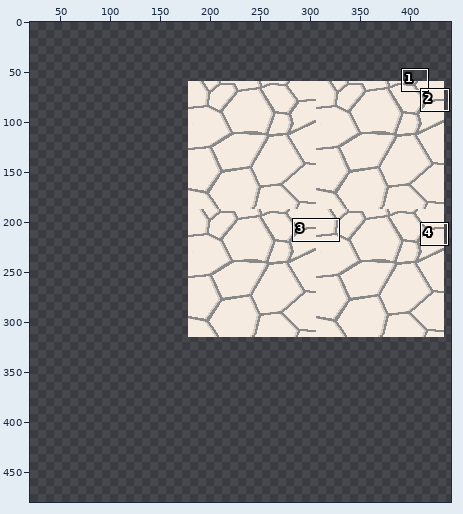
Sprite sheet -- sprites/Sprite47/layers/d1133e05-bc28-4db8-bb00-59d35d6079a8/6ef4c174-3531-455a-845b-215ed809fd04.png. Above: a wide view before the commit, with the close-up outlined.
Close-up. Earlier state:
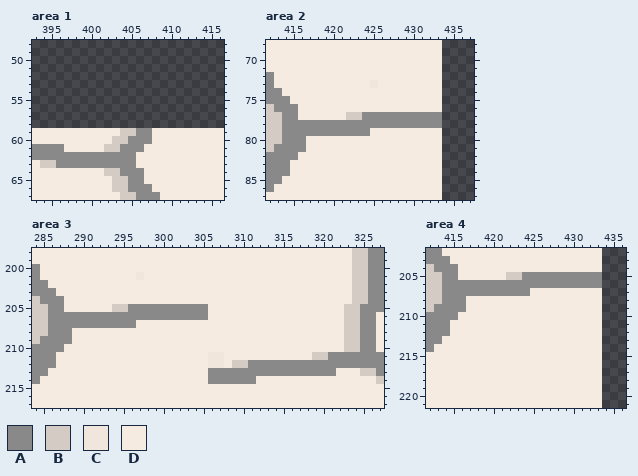
The file is 500x500 pixels. Colours within 5 levels of each other are drawn and written as one. Shown: area 1: x 393..416, y 48..67; area 2: x 412..437, y 68..87; area 3: x 284..327, y 198..217; area 4: x 412..436, y 202..221. The old version is drawn lined up with the new one. The wide view leaves out empty margins. The commit also changed other parts of the picture, which this record leaves out.
Palette (. is transparent): A #898989  B #d3cbc4  C #f0e6dc  D #f6ebe0
Pixels before, area 1, first column x 393:
59 DDDDDDDDDDDBBAADDDDDDDDD
60 DDDDDDDDDDBBAAADDDDDDDDD
61 AAAADDDDDBBAAADDDDDDDDDD
62 AAAAAAAAAAAAADDDDDDDDDDD
63 DBBAAAAAAAAAADDDDDDDDDDD
64 DDDDDDDDDBBAAADDDDDDDDDD
65 DDDDDDDDDDBBAADDDDDDDDDD
66 DDDDDDDDDDBBAAADDDDDDDDD
67 DDDDDDDDDDDBBAAADDDDDDDD
Pixels before, area 2, first column x 412:
68 DDDDDDDDDDDDDDDDDDDDDD
69 DDDDDDDDDDDDDDDDDDDDDD
70 DDDDDDDDDDDDDDDDDDDDDD
71 DDDDDDDDDDDDDDDDDDDDDD
72 ADDDDDDDDDDDDDDDDDDDDD
73 ADDDDDDDDDDDDCDDDDDDDD
74 AADDDDDDDDDDDDDDDDDDDD
75 AAADDDDDDDDDDDDDDDDDDD
76 BAAADDDDDDDDDDDDDDDDDD
77 BBAADDDDDDBBAAAAAAAAAA
78 BBAAAAAAAAAAAAAAAAAAAA
79 BBAAAAAAAAAAADDDDDDDDD
80 BBAAADDDDDDDDDDDDDDDDD
81 BAAAADDDDDDDDDDDDDDDDD
82 AAAADDDDDDDDDDDDDDDDDD
83 AAADDDDDDDDDDDDDDDDDDD
84 AAADDDDDDDDDDDDDDDDDDD
85 AADDDDDDDDDDDDDDDDDDDD
86 ADDDDDDDDDDDDDDDDDDDDD
87 DDDDDDDDDDDDDDDDDDDDDD
Pixels before, area 3, first column x 284:
198 DDDDDDDDDDDDDDDDDDDDDDDDDDDDDDDDDDDDDDDDBBAA
199 DDDDDDDDDDDDDDDDDDDDDDDDDDDDDDDDDDDDDDDDBBAA
200 ADDDDDDDDDDDDDDDDDDDDDDDDDDDDDDDDDDDDDDDBBAA
201 ADDDDDDDDDDDDCDDDDDDDDDDDDDDDDDDDDDDDDDDBBAA
202 AADDDDDDDDDDDDDDDDDDDDDDDDDDDDDDDDDDDDDDBBAA
203 AAADDDDDDDDDDDDDDDDDDDDDDDDDDDDDDDDDDDDDBBAA
204 BAAADDDDDDDDDDDDDDDDDDDDDDDDDDDDDDDDDDDDBBAA
205 BBAADDDDDDBBAAAAAAAAAADDDDDDDDDDDDDDDDDBBAAA
206 BBAAAAAAAAAAAAAAAAAAAADDDDDDDDDDDDDDDDDBBAAD
207 BBAAAAAAAAAAADDDDDDDDDDDDDDDDDDDDDDDDDDBBAAD
208 BBAAADDDDDDDDDDDDDDDDDDDDDDDDDDDDDDDDDDBBAAD
209 BAAAADDDDDDDDDDDDDDDDDDDDDDDDDDDDDDDDDDBBAAD
210 AAAADDDDDDDDDDDDDDDDDDDDDDDDDDDDDDDDDDDBBAAD
211 AAADDDDDDDDDDDDDDDDDDDCCDDDDDDDDDDDBBAAAAAAA
212 AAADDDDDDDDDDDDDDDDDDDCCDBBAAAAAAAAAAAAAAAAA
213 AADDDDDDDDDDDDDDDDDDDDAAAAAAAAAAAAAAAADDDBBA
214 ADDDDDDDDDDDDDDDDDDDDDAAAAAADDDDDDDDDDDDDDDB
215 DDDDDDDDDDDDDDDDDDDDDDDDDDDDDDDDDDDDDDDDDDDD
216 DDDDDDDDDDDDDDDDDDDDDDDDDDDDDDDDDDDDDDDDDDDD
217 DDDDDDDDDDDDDDDDDDDDDDDDDDDDDDDDDDDDDDDDDDDD
Pixels before, area 4, first column x 412:
202 AADDDDDDDDDDDDDDDDDDDD
203 AAADDDDDDDDDDDDDDDDDDD
204 BAAADDDDDDDDDDDDDDDDDD
205 BBAADDDDDDBBAAAAAAAAAA
206 BBAAAAAAAAAAAAAAAAAAAA
207 BBAAAAAAAAAAADDDDDDDDD
208 BBAAADDDDDDDDDDDDDDDDD
209 BAAAADDDDDDDDDDDDDDDDD
210 AAAADDDDDDDDDDDDDDDDDD
211 AAADDDDDDDDDDDDDDDDDDD
212 AAADDDDDDDDDDDDDDDDDDD
213 AADDDDDDDDDDDDDDDDDDDD
214 ADDDDDDDDDDDDDDDDDDDDD
215 DDDDDDDDDDDDDDDDDDDDDD
216 DDDDDDDDDDDDDDDDDDDDDD
217 DDDDDDDDDDDDDDDDDDDDDD
218 DDDDDDDDDDDDDDDDDDDDDD
219 DDDDDDDDDDDDDDDDDDDDDD
220 DDDDDDDDDDDDDDDDDDDDDD
221 DDDDDDDDDDDDDDDDDDDDDD
Now the later version:
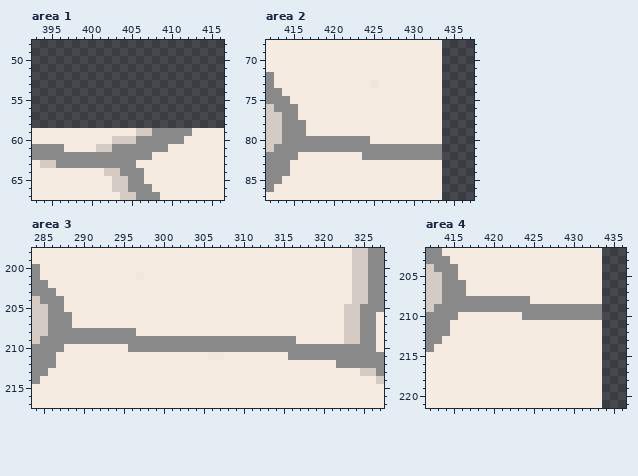
What changed:
{"change": "whole drawing moved by -9,-54 (the old picture is shown already moved)"}
{"where": "area 1"}
{"y":59,"x":404,"old":"BBAADDDDD","new":"DDBBAAAAA"}
{"y":60,"x":405,"old":"A","new":"B"}
{"y":60,"x":408,"old":"DDDD","new":"AAAA"}
{"y":61,"x":401,"old":"D","new":"B"}
{"y":61,"x":403,"old":"B","new":"A"}
{"y":61,"x":407,"old":"DDD","new":"AAA"}
{"y":62,"x":406,"old":"DD","new":"AA"}
{"where": "area 2"}
{"y":77,"x":422,"old":"BBAAAAAAAAAA","new":"DDDDDDDDDDDD"}
{"y":78,"x":417,"old":"AAAAAAAAAAAAAAAAA","new":"DDDDDDDDDDDDDDDDD"}
{"y":79,"x":417,"old":"AAAAAAAA","new":"DDDDDDDD"}
{"y":80,"x":417,"old":"DDDDDDDD","new":"AAAAAAAA"}
{"y":81,"x":417,"old":"DDDDDDDDDDDDDDDDD","new":"AAAAAAAAAAAAAAAAA"}
{"y":82,"x":424,"old":"DDDDDDDDDD","new":"AAAAAAAAAA"}
{"where": "area 3"}
{"y":205,"x":294,"old":"BBAAAAAAAAAA","new":"DDDDDDDDDDDD"}
{"y":206,"x":289,"old":"AAAAAAAAAAAAAAAAA","new":"DDDDDDDDDDDDDDDDD"}
{"y":207,"x":289,"old":"AAAAAAAA","new":"DDDDDDDD"}
{"y":208,"x":289,"old":"DDDDDDDD","new":"AAAAAAAA"}
{"y":209,"x":289,"old":"DDDDDDDDDDDDDDDDDDDDDDDDDDDD","new":"AAAAAAAAAAAAAAAAAAAAAAAAAAAA"}
{"y":210,"x":296,"old":"DDDDDDDDDDDDDDDDDDDDDDDDDDDBB","new":"AAAAAAAAAAAAAAAAAAAAAAAAAAAAA"}
{"y":211,"x":316,"old":"DDDBB","new":"AAAAA"}
{"y":212,"x":306,"old":"CC","new":"DD"}
{"y":212,"x":309,"old":"BBAAAAAAAAAAA","new":"DDDDDDDDDDDDD"}
{"y":213,"x":306,"old":"AAAAAAAAAAAAAAAA","new":"DDDDDDDDDDDDDDDD"}
{"y":214,"x":306,"old":"AAAAAA","new":"DDDDDD"}
{"where": "area 4"}
{"y":205,"x":422,"old":"BBAAAAAAAAAA","new":"DDDDDDDDDDDD"}
{"y":206,"x":417,"old":"AAAAAAAAAAAAAAAAA","new":"DDDDDDDDDDDDDDDDD"}
{"y":207,"x":417,"old":"AAAAAAAA","new":"DDDDDDDD"}
{"y":208,"x":417,"old":"DDDDDDDD","new":"AAAAAAAA"}
{"y":209,"x":417,"old":"DDDDDDDDDDDDDDDDD","new":"AAAAAAAAAAAAAAAAA"}
{"y":210,"x":424,"old":"DDDDDDDDDD","new":"AAAAAAAAAA"}
